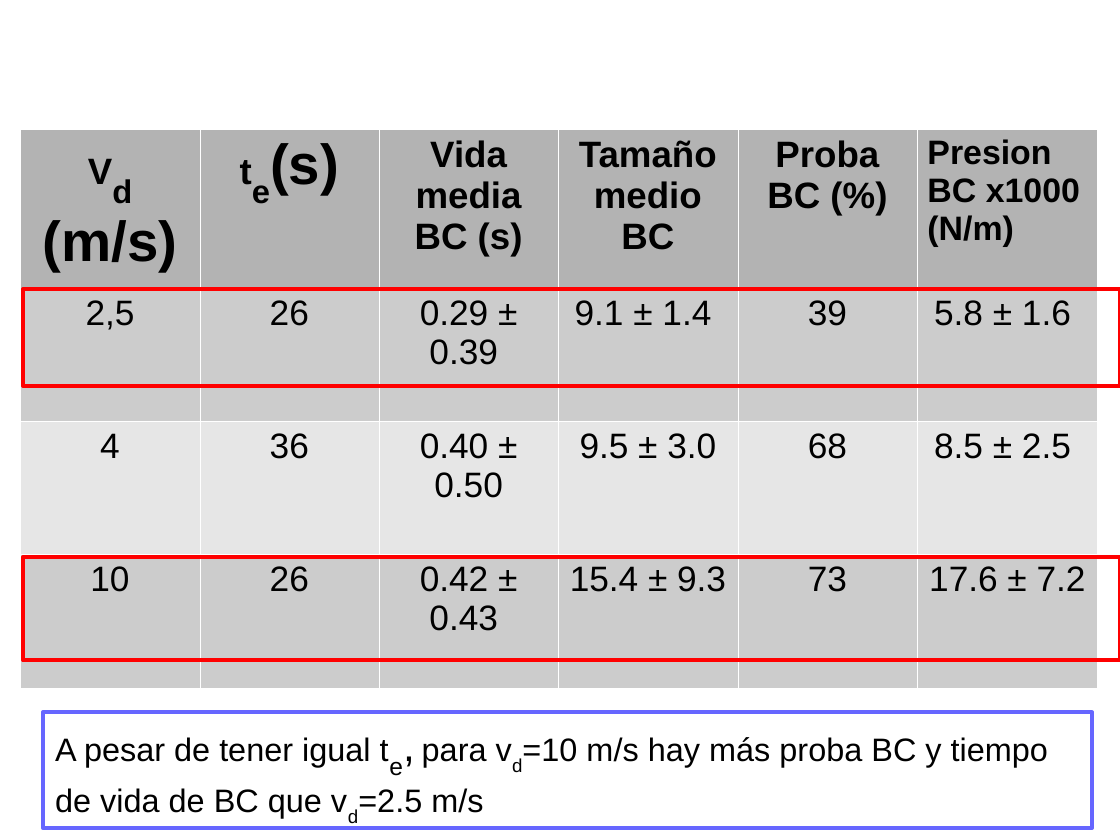
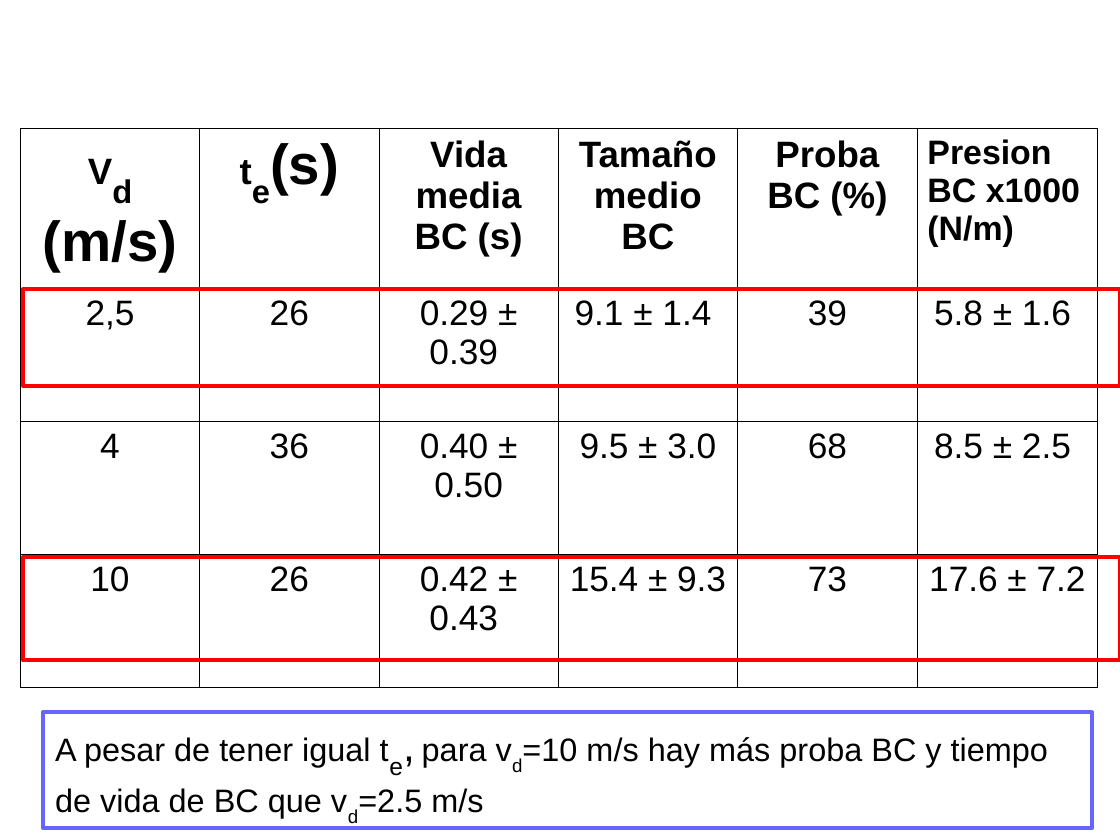
Before and after one commit to ignaciosticco/super_ath, a slide deck: slide 5 of present_superath1.odp. Drawn at 1120x840 pixels with LibreOffice and Linux fonts; fonts in the diff are those of the drawing. Boxes give left, top, right and bottom in pixels: in the first picture for what was removed or moved away, otherwise in the second. Text is boxed around its words. In the diff, an @@ line names an element or a change of style, - is before the commit and + after.

```diff
--- a/present_superath1.odp
+++ b/present_superath1.odp
@@ table at [20,129,1096,688] @@
@@ fill #B3B3B3 to none in row 1 @@
@@ fill #CCCCCC to none in 12 cells @@
@@ fill #E6E6E6 to none in row 3 @@
@@ borders changed @@
```
Also in this commit, not shown: 1 other slide changed, 2 slides added.
